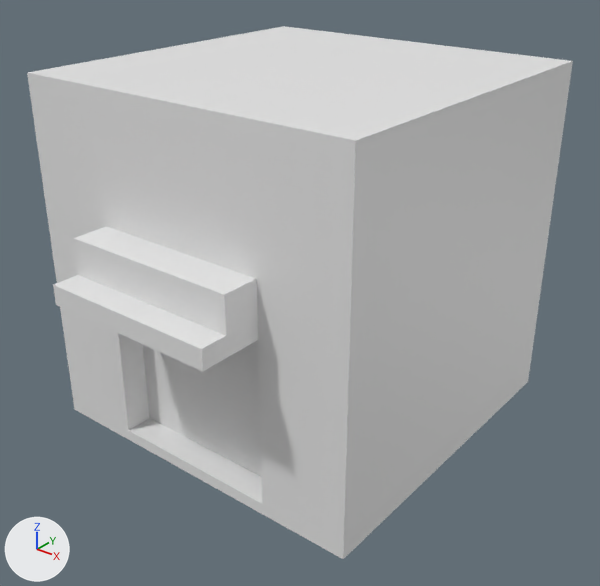
Before and after pictures for a commit that changed the FBX model GT_FinalProject/Assets/TowerBlocks/BaseDoubleDoor.fbx.
Before and after are seen from a camera (50 mm lens) standing at (2.12, -3.57, 1.77) and looking at (-0.54, -0.25, -0.29). Every picture has the same lights, and +X, +Y and +Z are marked at lower left. Where no turn or scale is listed for an object, it has been applied to the vertices. Vertices at the same position are counted once.

In view in the first picture: 'BaseDoubleDoor'.
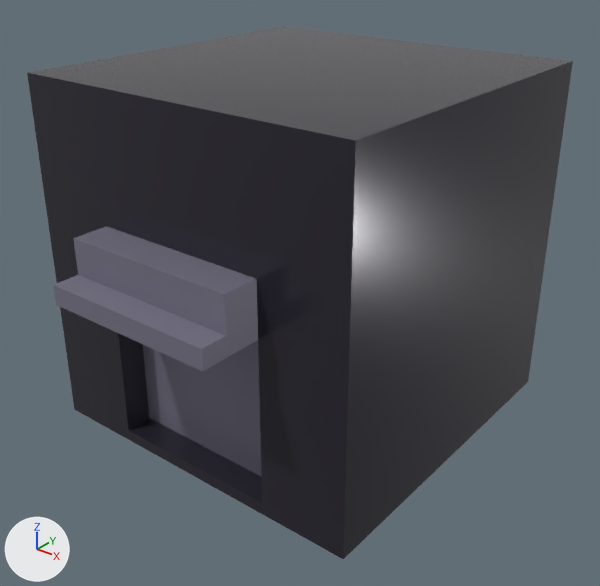
Scene script edits in JSON lines:
```json
{"op": "add", "block": "mat_defaulttower", "code": ["mat_defaulttower = principled_material('DefaultTower')", "mat_defaulttower.base_color = (0.0292, 0.0262, 0.0397)  # black #302d38", "mat_defaulttower.metallic = 0.267", "mat_defaulttower.roughness = 0.183"]}
{"op": "add", "block": "mat_roof", "code": ["mat_roof = principled_material('Roof')", "mat_roof.base_color = (0.234, 0.22, 0.296)  # grey #858194", "mat_roof.metallic = 0.333"]}
{"block": "me_cube_001", "where": "me_cube_001.from_pydata(...)  # 72 vertices, 70 faces; spans x -1.0..1.0, y -1.35..1.36, z 0.0..2.0"}
{"block": "me_cube_001", "where": "# used by ob_basedoubledoor; location = (-0.571, -0.131, -1.047)"}
{"block": "me_cube_001", "change": "me_cube_001 part 1: 20 of the faces centred in x 0.0..1.0, y 0.0..1.1, z 0.0..2.0 switch from no material to mat_defaulttower (black #302d38)"}
{"block": "me_cube_001", "change": "me_cube_001 part 2: 13 of the faces centred in x -1.0..-0.5, y 0.0..1.0, z 0.0..2.0 switch from no material to mat_defaulttower (black #302d38)"}
{"block": "me_cube_001", "change": "me_cube_001 part 3: 11 of the faces centred in x 0.0..0.75, y -1.1..-0.92, z 0.03..1.65 switch from no material to mat_defaulttower (black #302d38)"}
{"block": "me_cube_001", "change": "me_cube_001 part 4: 6 of the faces centred in x -0.75..-0.5, y -1.0..-0.92, z 0.03..1.65 switch from no material to mat_defaulttower (black #302d38)"}
{"block": "me_cube_001", "change": "me_cube_001 part 5: 8 of the faces centred in x 0.0..0.5, y -1.35..-0.84, z 0.53..1.3 switch from no material to mat_roof (grey #858194)"}
```

Where the change shows, as pixel boxes (x1, y1, x2, y2) in the pictures (600 x 586 px):
```json
{"part": 1, "of": "me_cube_001", "change": "recoloured", "before": [93, 34, 573, 559], "after": [93, 34, 573, 559]}
{"part": 2, "of": "me_cube_001", "change": "recoloured", "before": [28, 26, 344, 86], "after": [28, 26, 344, 86], "on screen": "white to grey"}
{"part": 3, "of": "me_cube_001", "change": "recoloured", "before": [91, 86, 356, 559], "after": [91, 86, 356, 559], "on screen": "grey to black"}
{"part": 4, "of": "me_cube_001", "change": "recoloured", "before": [27, 73, 150, 440], "after": [27, 73, 150, 440], "on screen": "grey to black"}
{"part": 5, "of": "me_cube_001", "change": "recoloured", "before": [53, 226, 262, 477], "after": [53, 226, 262, 477], "on screen": "white to grey"}
```
